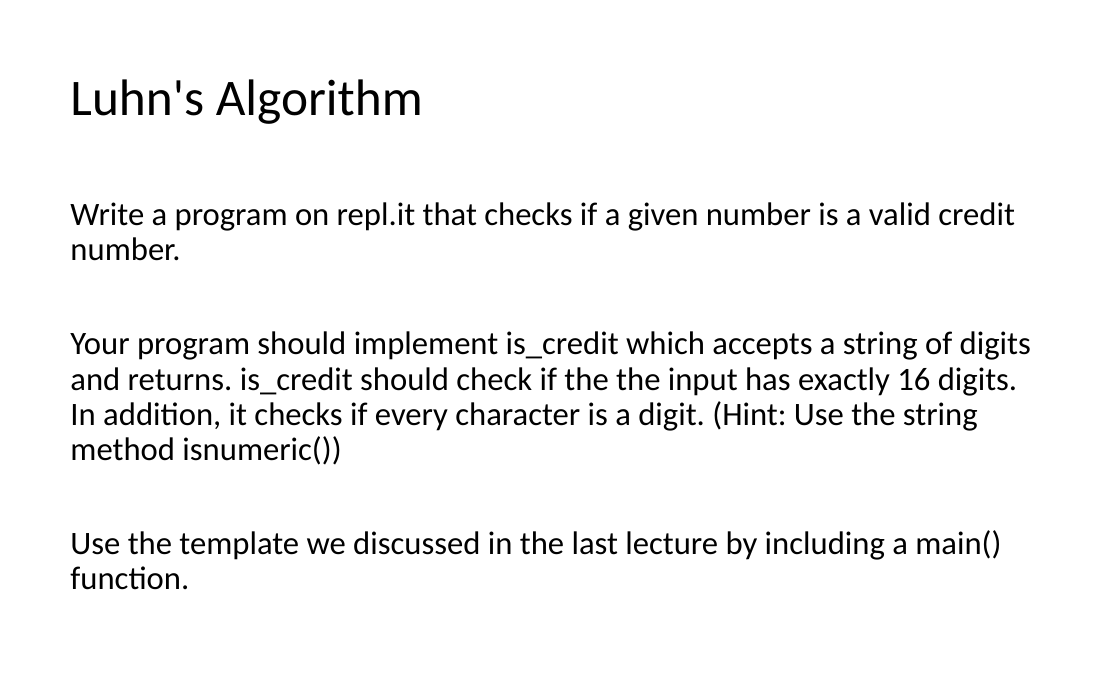
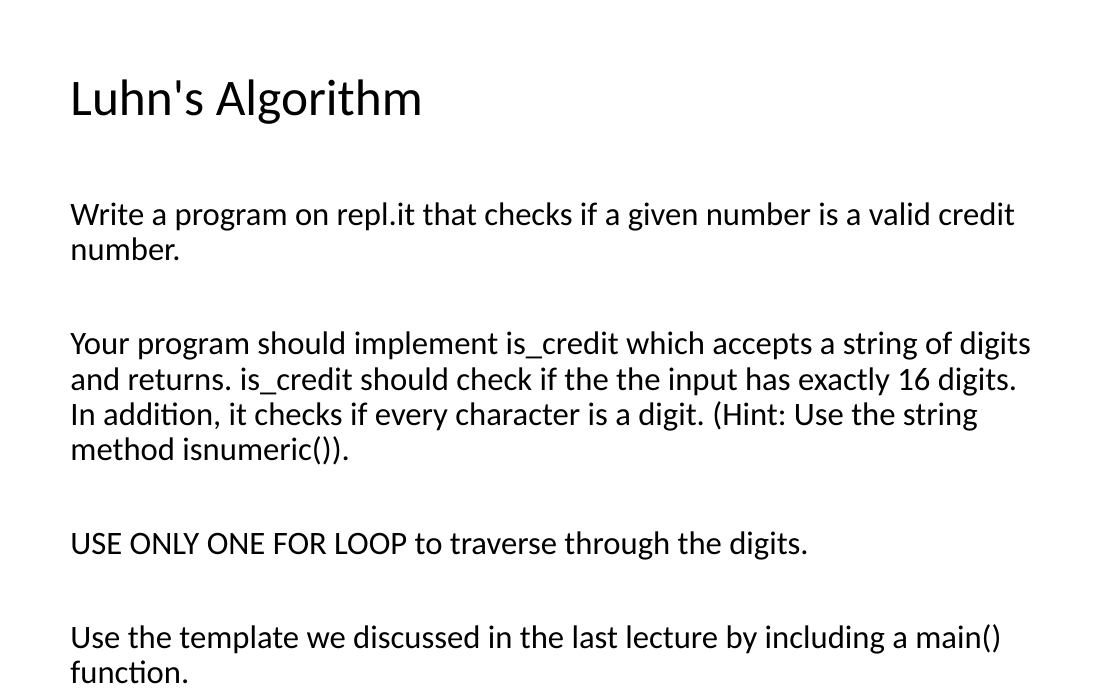
Before and after one commit to LongBaoNguyen/longbaonguyen.github.io, a slide deck: slide 8 of courses/apcsp/lect8a.pptx. Drawn at 1120x700 pixels with LibreOffice and Linux fonts; fonts in the diff are those of the drawing. Boxes give left, top, right and bottom in pixels: in the first picture for what was removed or moved away, otherwise in the second. Text is boxed around its words. In the diff, an @@ line names an element or a change of style, - is before the commit and + after.

```diff
--- a/courses/apcsp/lect8a.pptx
+++ b/courses/apcsp/lect8a.pptx
@@ text at (70,331,1031,560): text changed @@
-Your program should implement is_credit which accepts a string of digits and returns. is_credit should check if the the input has exactly 16 digits. In addition, it checks if every character is a digit. (Hint: Use the string method isnumeric())
+Your program should implement is_credit which accepts a string of digits and returns. is_credit should check if the the input has exactly 16 digits. In addition, it checks if every character is a digit. (Hint: Use the string method isnumeric()).
+USE ONLY ONE FOR LOOP to traverse through the digits.
```
Also in this commit, not shown: 4 other files.
